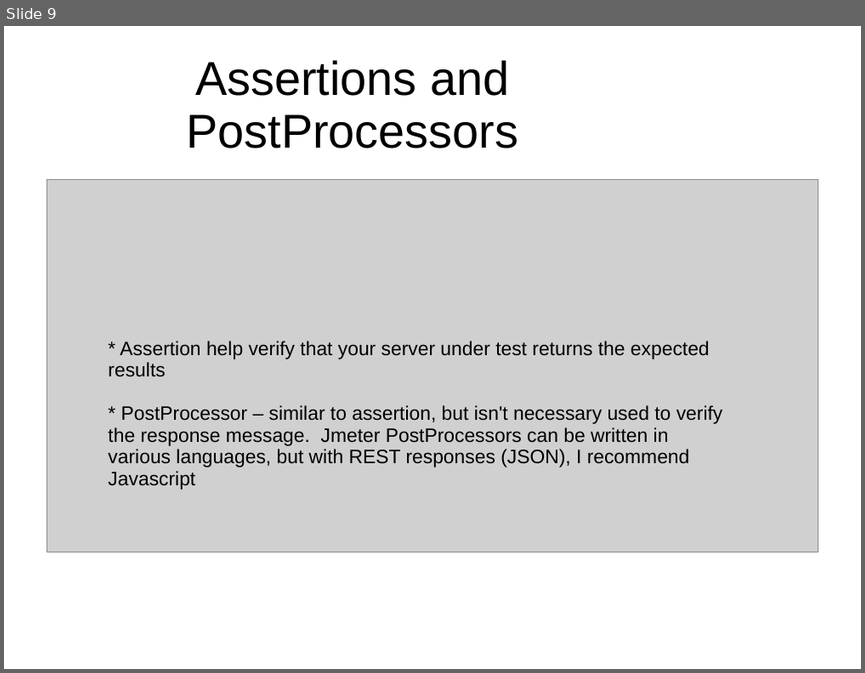
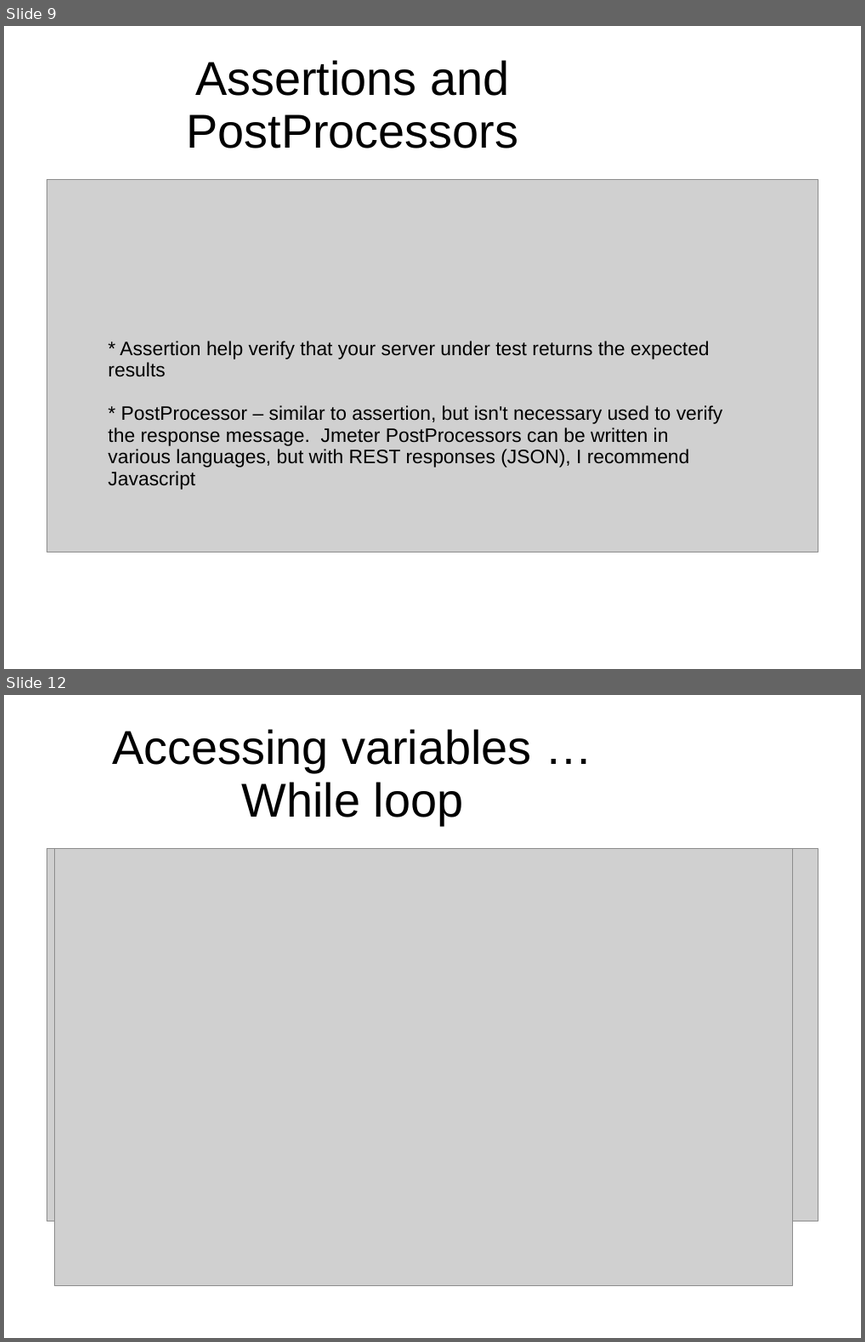
Before and after one commit to hchan/jmeterDemo, a slide deck: jmeterDemo.ppt. Shown one above the other, each under a label of ours: slide 9 before the commit, slides 9 and 12 after it; the slides between them are not shown. The pictures are 865x673 and 865x1342 pixels, drawn with LibreOffice and Linux fonts; fonts in the diff are those of the drawing; grey boxes stand for pictures; background and template pictures are left out. Boxes give left, top, right and bottom in pixels: in the first picture for what was removed or moved away, otherwise in the second. Text is boxed around its words. In the diff, an @@ line names an element or a change of style, - is before the commit and + after.

```diff
--- a/jmeterDemo.ppt
+++ b/jmeterDemo.ppt
@@ slide 12 added at (4, 695, 861, 1338), background picture (left out) @@
@@ title added at (112, 729, 532, 825), 44 pt, text #000000 @@
+Accessing variables … While loop
@@ picture added at (46, 848, 818, 1220) @@
@@ picture added at (54, 848, 792, 1285) @@
```
Also in this commit, not shown: 3 other slides added.
